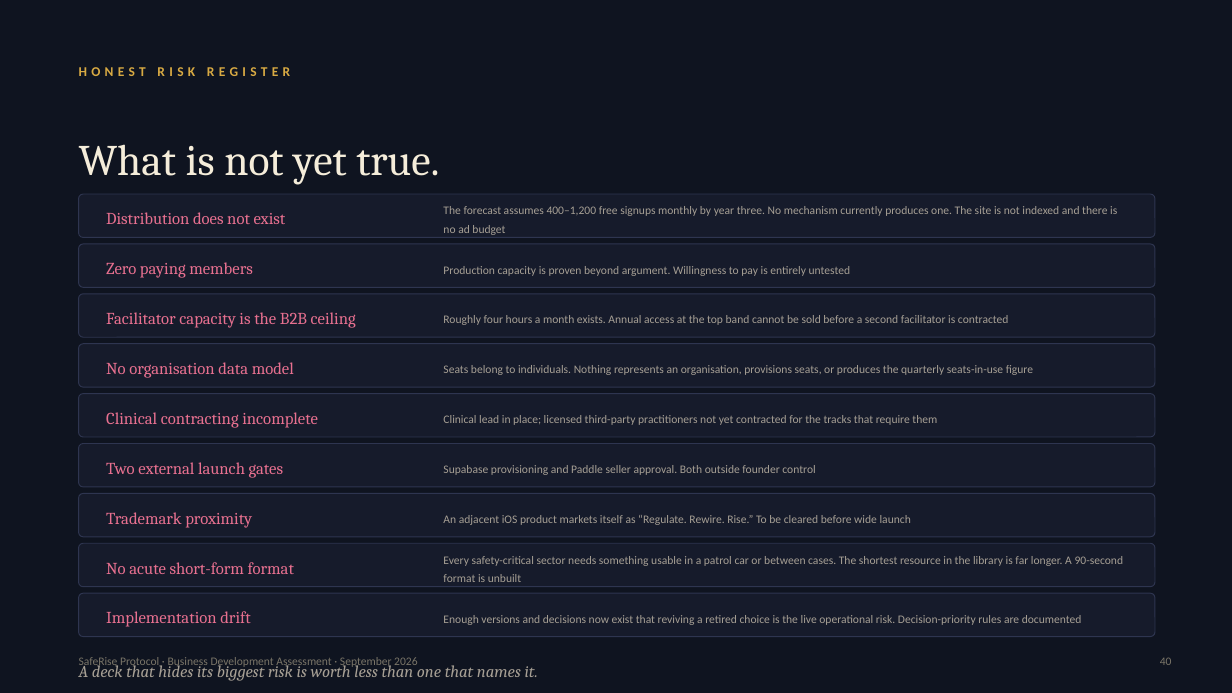
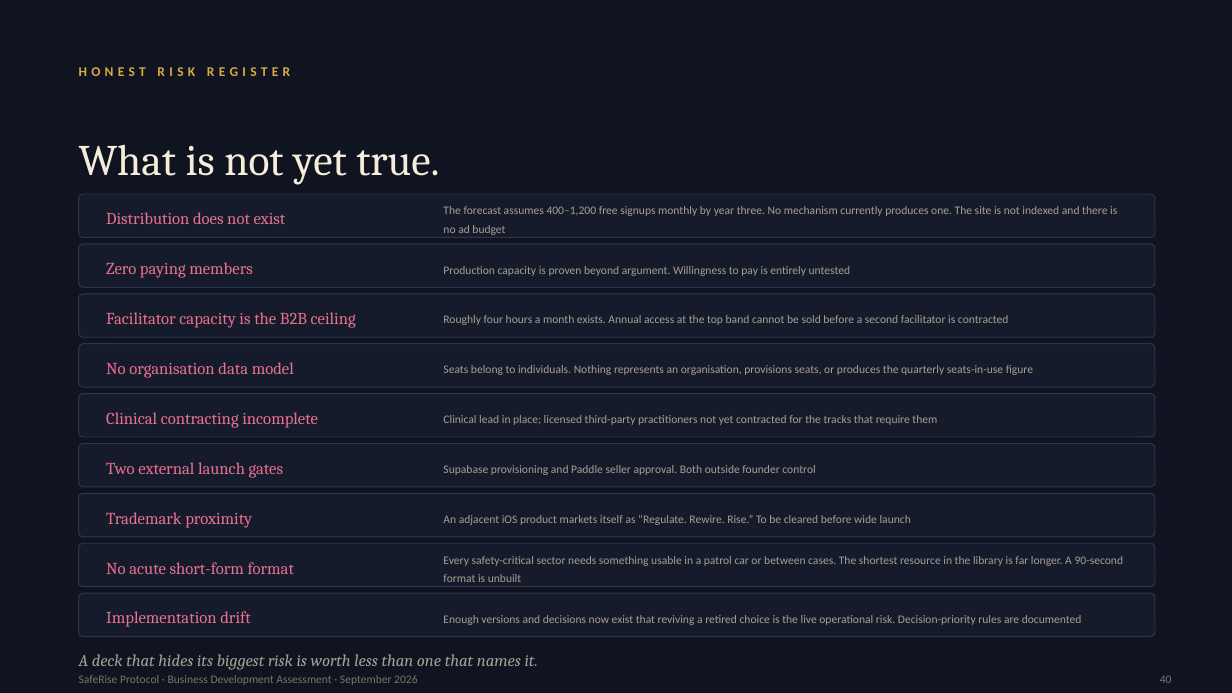
Before and after one commit to robleyworks/saferise, a slide deck: slide 40 of docs/business/SafeRise-Investor-Deck.pptx. Drawn at 1232x693 pixels with LibreOffice and Linux fonts; fonts in the diff are those of the drawing. Boxes give left, top, right and bottom in pixels: in the first picture for what was removed or moved away, otherwise in the second. Text is boxed around its words. In the diff, an @@ line names an element or a change of style, - is before the commit and + after.

```diff
--- a/docs/business/SafeRise-Investor-Deck.pptx
+++ b/docs/business/SafeRise-Investor-Deck.pptx
@@ text "A deck that hides its ...": place and size @@
-text "A deck that hides its ..." at bbox=[79, 662, 538, 681]
+text "A deck that hides its ..." at bbox=[79, 654, 538, 670]
@@ text "SafeRise Protocol · Business Development ...": place and size @@
-text "SafeRise Protocol · Business Development ..." at bbox=[79, 657, 417, 668]
+text "SafeRise Protocol · Business Development ..." at bbox=[79, 675, 417, 685]
@@ text "40": place and size @@
-text "40" at bbox=[1160, 657, 1172, 665]
+text "40" at bbox=[1160, 675, 1172, 683]
```
Also in this commit, not shown: 37 other slides changed, 1 other file.
